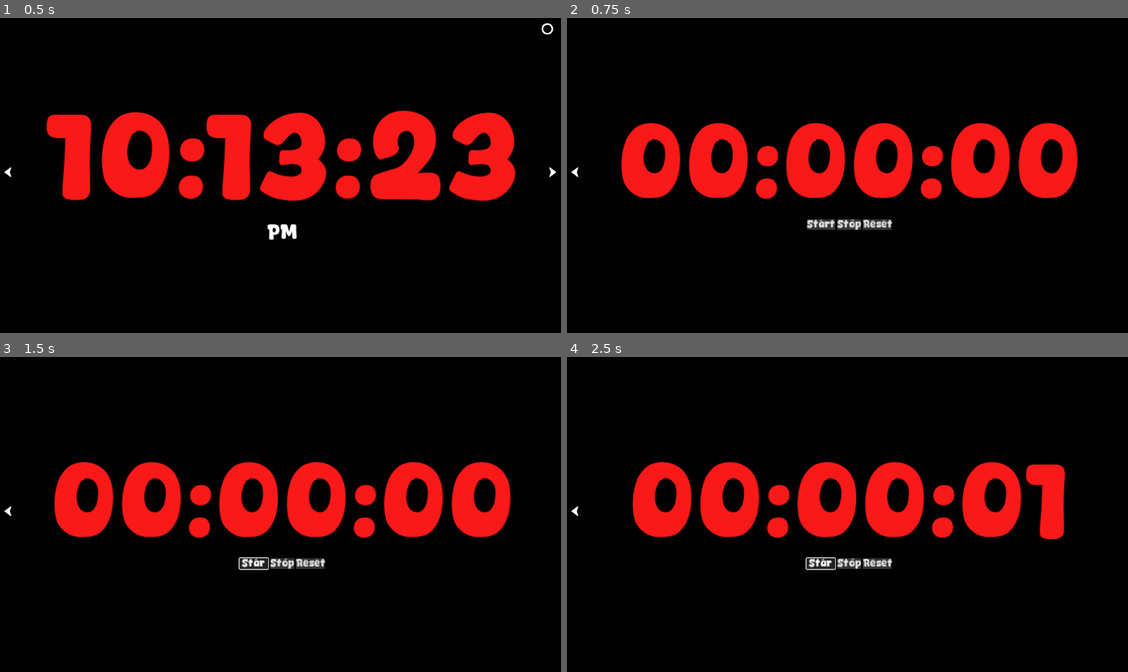
Above: before the commit, frames 1-4 (two rows, left to right).
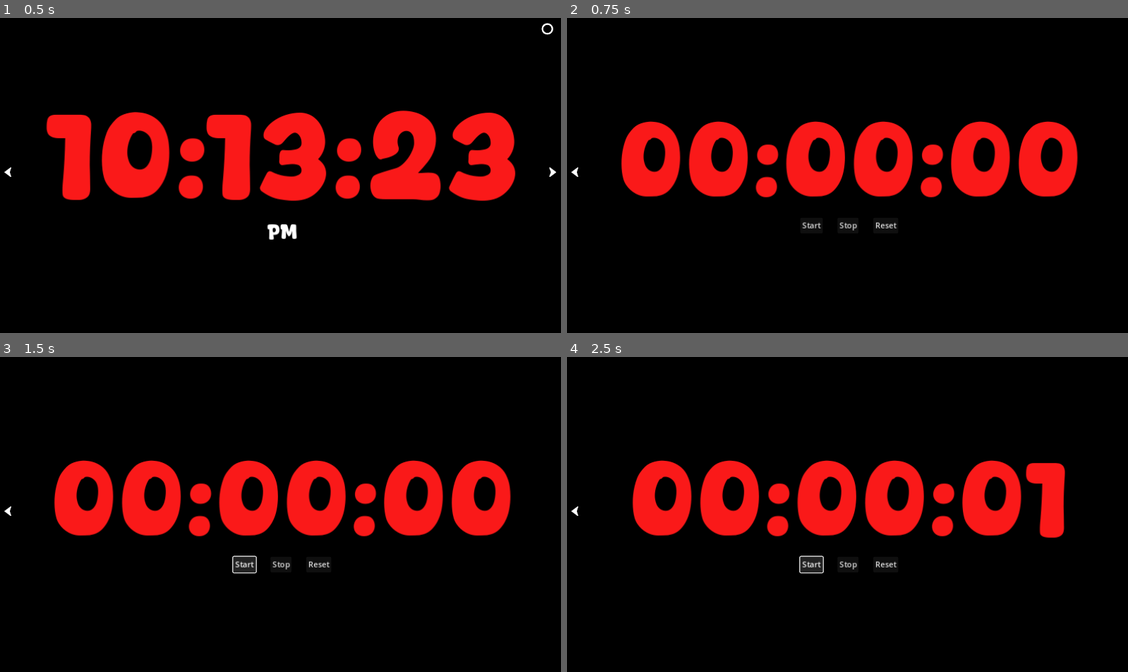
Above: after the commit, the same moments.

Repository: cold-atom/MinTime
Game: Godot game, scene res://main.tscn
Two runs of this game, one before a commit and one after it. Both use one fixed random seed, a clock stepped at 60 frames per second and the inputs below.
Inputs (mouse positions are in pixels of both pictures, inside the frame that each line leads up to):
- Up to frame 1 (0.5 s): no input
- Up to frame 2 (0.75 s): click (1122, 175) at 0.5 s
- Up to frame 3 (1.5 s): click "Start" at 1.25 s
- Up to frame 4 (2.5 s): click "Start" at 2 s

Frame 1 is identical in both runs. In frame 2, 2.4% of the frame differs, in the area x 9-92%, y 32-68%; in frame 3, 2.5%, in the area x 9-92%, y 32-69%; in frame 4, 2.4%.

Commit message:
stopwatch scene buttons

Diff:
--- a/stop_watch.tscn
+++ b/stop_watch.tscn
@@ -1,18 +1,13 @@
-[gd_scene load_steps=8 format=3 uid="uid://bvki0lrc00ngr"]
+[gd_scene load_steps=7 format=3 uid="uid://bvki0lrc00ngr"]
 
 [ext_resource type="Script" path="res://stop_watch.gd" id="1_7ns1x"]
 [ext_resource type="FontFile" uid="uid://t3pwjxstanen" path="res://font/DarlingCoffee-V4qex.ttf" id="1_wdgkj"]
+[ext_resource type="Theme" uid="uid://h8j887lxtt2k" path="res://theme/button_primary.tres" id="3_3gmnw"]
 [ext_resource type="Script" path="res://stopwatch_main.gd" id="3_6jf1v"]
 [ext_resource type="Texture2D" uid="uid://dvhjtaguwta12" path="res://graphics/navigation_e.png" id="4_8lggi"]
 
-[sub_resource type="StyleBoxFlat" id="StyleBoxFlat_tfbdv"]
-bg_color = Color(0.203922, 0.203922, 0.203922, 1)
-
-[sub_resource type="StyleBoxFlat" id="StyleBoxFlat_tyu5s"]
-bg_color = Color(0.203922, 0.203922, 0.203922, 1)
-
-[sub_resource type="StyleBoxFlat" id="StyleBoxFlat_g3out"]
-bg_color = Color(0.203922, 0.203922, 0.203922, 1)
+[sub_resource type="Theme" id="Theme_vu07d"]
+HBoxContainer/constants/separation = 30
 
 [node name="StopWatch" type="Control"]
 layout_mode = 3
@@ -56,28 +51,23 @@
 
 [node name="HBoxContainer" type="HBoxContainer" parent="VBoxContainer"]
 layout_mode = 2
+theme = SubResource("Theme_vu07d")
 alignment = 1
 
 [node name="Start" type="Button" parent="VBoxContainer/HBoxContainer"]
 layout_mode = 2
-theme_override_fonts/font = ExtResource("1_wdgkj")
-theme_override_font_sizes/font_size = 20
-theme_override_styles/normal = SubResource("StyleBoxFlat_tfbdv")
+theme = ExtResource("3_3gmnw")
 text = "Start"
 
 [node name="Stop" type="Button" parent="VBoxContainer/HBoxContainer"]
 layout_mode = 2
-theme_override_fonts/font = ExtResource("1_wdgkj")
-theme_override_font_sizes/font_size = 20
-theme_override_styles/normal = SubResource("StyleBoxFlat_tyu5s")
+theme = ExtResource("3_3gmnw")
 text = "Stop"
 
 [node name="Reset" type="Button" parent="VBoxContainer/HBoxContainer"]
 layout_mode = 2
 size_flags_vertical = 4
-theme_override_fonts/font = ExtResource("1_wdgkj")
-theme_override_font_sizes/font_size = 20
-theme_override_styles/normal = SubResource("StyleBoxFlat_g3out")
+theme = ExtResource("3_3gmnw")
 text = "Reset"
 
 [node name="Control" type="Control" parent="."]
